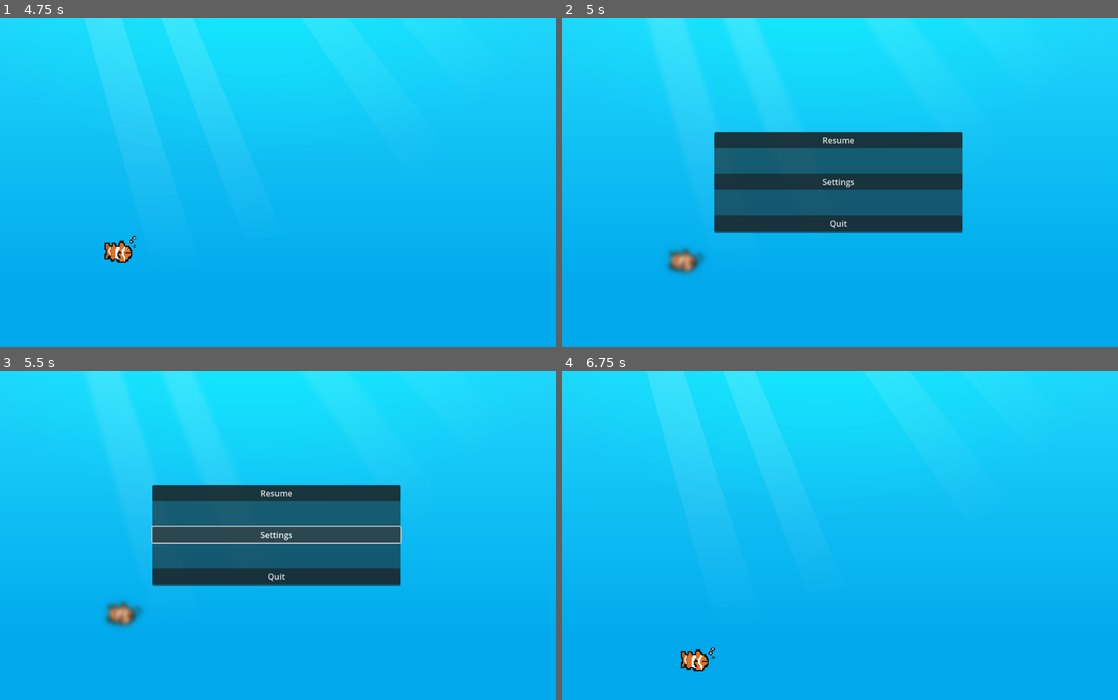
Above: before the commit, frames 1-4 (two rows, left to right).
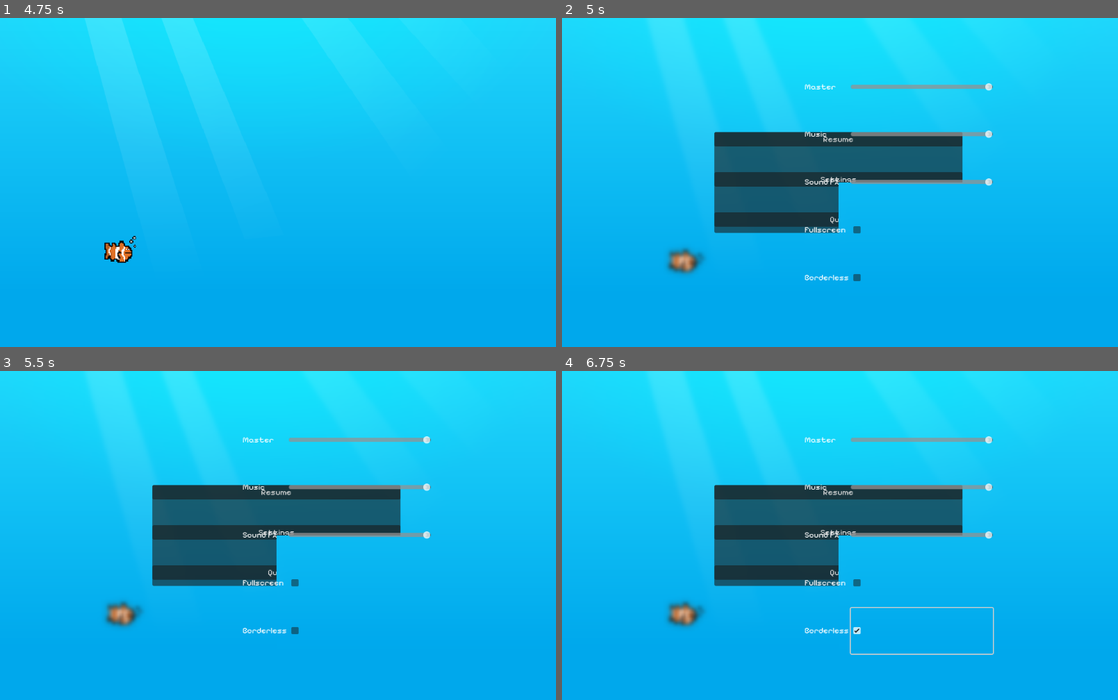
Above: after the commit, the same moments.

Repository: Nathan-Kimm/Tank-Tycoon
Game: Godot game, scene res://Menu Screen/menu.tscn
The game is run twice, just before and just after one commit, with the same random seed, the same clock (stepped at 60 frames per second) and the same inputs.
Inputs (mouse positions are in pixels of both pictures, inside the frame that each line leads up to):
- Up to frame 1 (4.75 s): click (472, 50) at 0.5 s; move the mouse to (400, 166) at 1.27 s; move the mouse to (166, 198) at 2.02 s; move the mouse to (333, 110) at 2.77 s; move the mouse to (250, 248) at 3.52 s; move the mouse to (444, 231) at 4.27 s
- Up to frame 2 (5 s): tap Escape (pause) at 4.9 s
- Up to frame 3 (5.5 s): click "Settings" at 5 s
- Up to frame 4 (6.75 s): click "Resume" at 5.75 s; click (923, 630) at 6.52 s

Frame 1 is identical in both runs. In frame 2, 5.9% of the frame differs, in the area x 27-78%, y 19-80%; in frame 3, 6.1%; in frame 4, 12%, in the area x 18-78%, y 19-92%.

Commit message:
Settings Back Button

Diff:
--- a/Menu Screen/Settings.gd
+++ b/Menu Screen/Settings.gd
@@ -1,4 +1,5 @@
 extends Control
+@onready var settings = $"."
 
 var master_bus = AudioServer.get_bus_index("Master")
 var music_bus = AudioServer.get_bus_index("Music")
@@ -34,3 +35,7 @@
 		AudioServer.set_bus_mute(sfx_bus,true)
 	else:
 		AudioServer.set_bus_mute(sfx_bus, false)
+
+
+func _on_back_button_pressed():
+	settings.visible = !settings.visible
--- a/Menu Screen/pause_menu.gd
+++ b/Menu Screen/pause_menu.gd
@@ -1,12 +1,15 @@
 extends Control
 
 @onready var main = $"../"
+@onready var settings = $Settings
+@onready var menu = $"."
+@onready var pause_menu = $"."
 
 func _on_resume_pressed():
 	main.pauseMenu()
 
 func _on_settings_pressed():
-	pass # Replace with function body.
+	settings.show()
 
 func _on_quit_pressed():
 	get_tree().quit()
--- a/Menu Screen/pause_menu.tscn
+++ b/Menu Screen/pause_menu.tscn
@@ -1,7 +1,9 @@
-[gd_scene load_steps=6 format=3 uid="uid://bjyn77ccc1jsn"]
+[gd_scene load_steps=8 format=3 uid="uid://bjyn77ccc1jsn"]
 
 [ext_resource type="Script" path="res://Menu Screen/pause_menu.gd" id="1_k0bic"]
 [ext_resource type="Shader" path="res://Menu Screen/pause_menu.gdshader" id="2_sc8a1"]
+[ext_resource type="FontFile" uid="uid://c3ybg5gngxylr" path="res://Menu Screen/PixelifySans-Regular.ttf" id="3_xan7d"]
+[ext_resource type="PackedScene" uid="uid://bkfvdephju570" path="res://Menu Screen/settings.tscn" id="4_38dld"]
 
 [sub_resource type="ShaderMaterial" id="ShaderMaterial_b65y7"]
 shader = ExtResource("2_sc8a1")
@@ -63,18 +65,24 @@
 
 [node name="Resume" type="Button" parent="PanelContainer/VBoxContainer"]
 layout_mode = 2
+theme_override_fonts/font = ExtResource("3_xan7d")
 text = "Resume"
 
 [node name="Settings" type="Button" parent="PanelContainer/VBoxContainer"]
 layout_mode = 2
+theme_override_fonts/font = ExtResource("3_xan7d")
 text = "Settings"
 
 [node name="Quit" type="Button" parent="PanelContainer/VBoxContainer"]
 layout_mode = 2
+theme_override_fonts/font = ExtResource("3_xan7d")
 text = "Quit"
 
 [node name="AnimationPlayer" type="AnimationPlayer" parent="."]
 
+[node name="Settings" parent="." instance=ExtResource("4_38dld")]
+layout_mode = 1
+
 [connection signal="pressed" from="PanelContainer/VBoxContainer/Resume" to="." method="_on_resume_pressed"]
 [connection signal="pressed" from="PanelContainer/VBoxContainer/Settings" to="." method="_on_settings_pressed"]
 [connection signal="pressed" from="PanelContainer/VBoxContainer/Quit" to="." method="_on_quit_pressed"]
--- a/Menu Screen/settings.tscn
+++ b/Menu Screen/settings.tscn
@@ -1,7 +1,8 @@
-[gd_scene load_steps=4 format=3 uid="uid://bkfvdephju570"]
+[gd_scene load_steps=5 format=3 uid="uid://bkfvdephju570"]
 
 [ext_resource type="Script" path="res://Menu Screen/Settings.gd" id="1_fyudh"]
 [ext_resource type="Shader" path="res://Menu Screen/settings.gdshader" id="2_8wk31"]
+[ext_resource type="FontFile" uid="uid://c3ybg5gngxylr" path="res://Menu Screen/PixelifySans-Regular.ttf" id="3_0kpvl"]
 
 [sub_resource type="ShaderMaterial" id="ShaderMaterial_cjiyb"]
 shader = ExtResource("2_8wk31")
@@ -42,26 +43,31 @@
 [node name="MasterVolume" type="Label" parent="HBoxContainer/Labels"]
 layout_mode = 2
 size_flags_vertical = 6
+theme_override_fonts/font = ExtResource("3_0kpvl")
 text = "Master "
 
 [node name="MusicVolume" type="Label" parent="HBoxContainer/Labels"]
 layout_mode = 2
 size_flags_vertical = 6
+theme_override_fonts/font = ExtResource("3_0kpvl")
 text = "Music"
 
 [node name="SoundFX" type="Label" parent="HBoxContainer/Labels"]
 layout_mode = 2
 size_flags_vertical = 6
+theme_override_fonts/font = ExtResource("3_0kpvl")
 text = "Sound FX"
 
 [node name="Fullscreen" type="Label" parent="HBoxContainer/Labels"]
 layout_mode = 2
 size_flags_vertical = 6
+theme_override_fonts/font = ExtResource("3_0kpvl")
 text = "Fullscreen"
 
 [node name="Borderless" type="Label" parent="HBoxContainer/Labels"]
 layout_mode = 2
 size_flags_vertical = 6
+theme_override_fonts/font = ExtResource("3_0kpvl")
 text = "Borderless"
 
 [node name="Checks" type="VBoxContainer" parent="HBoxContainer"]
@@ -97,6 +103,15 @@
 layout_mode = 2
 size_flags_vertical = 3
 
+[node name="BackButton" type="Button" parent="."]
+layout_mode = 0
+offset_left = 501.0
+offset_top = 559.0
+offset_right = 546.0
+offset_bottom = 590.0
+theme_override_fonts/font = ExtResource("3_0kpvl")
+text = "Back"
+
 [connection signal="mouse_entered" from="HBoxContainer/Checks/MasterVolume" to="." method="_on_master_volume_mouse_entered"]
 [connection signal="value_changed" from="HBoxContainer/Checks/MasterVolume" to="." method="_on_master_volume_value_changed"]
 [connection signal="value_changed" from="HBoxContainer/Checks/MusicVolume" to="." method="_on_music_volume_value_changed"]
@@ -105,3 +120,5 @@
 [connection signal="toggled" from="HBoxContainer/Checks/Fullscreen" to="." method="_on_fullscreen_toggled"]
 [connection signal="pressed" from="HBoxContainer/Checks/Borderless" to="." method="_on_borderless_pressed"]
 [connection signal="toggled" from="HBoxContainer/Checks/Borderless" to="." method="_on_borderless_toggled"]
+[connection signal="pressed" from="BackButton" to="." method="_on_button_pressed"]
+[connection signal="pressed" from="BackButton" to="." method="_on_back_button_pressed"]
Binary file added: Menu Screen/PixelifySans-Regular.ttf
Not shown, added: Menu Screen/PixelifySans-Regular.ttf.import
